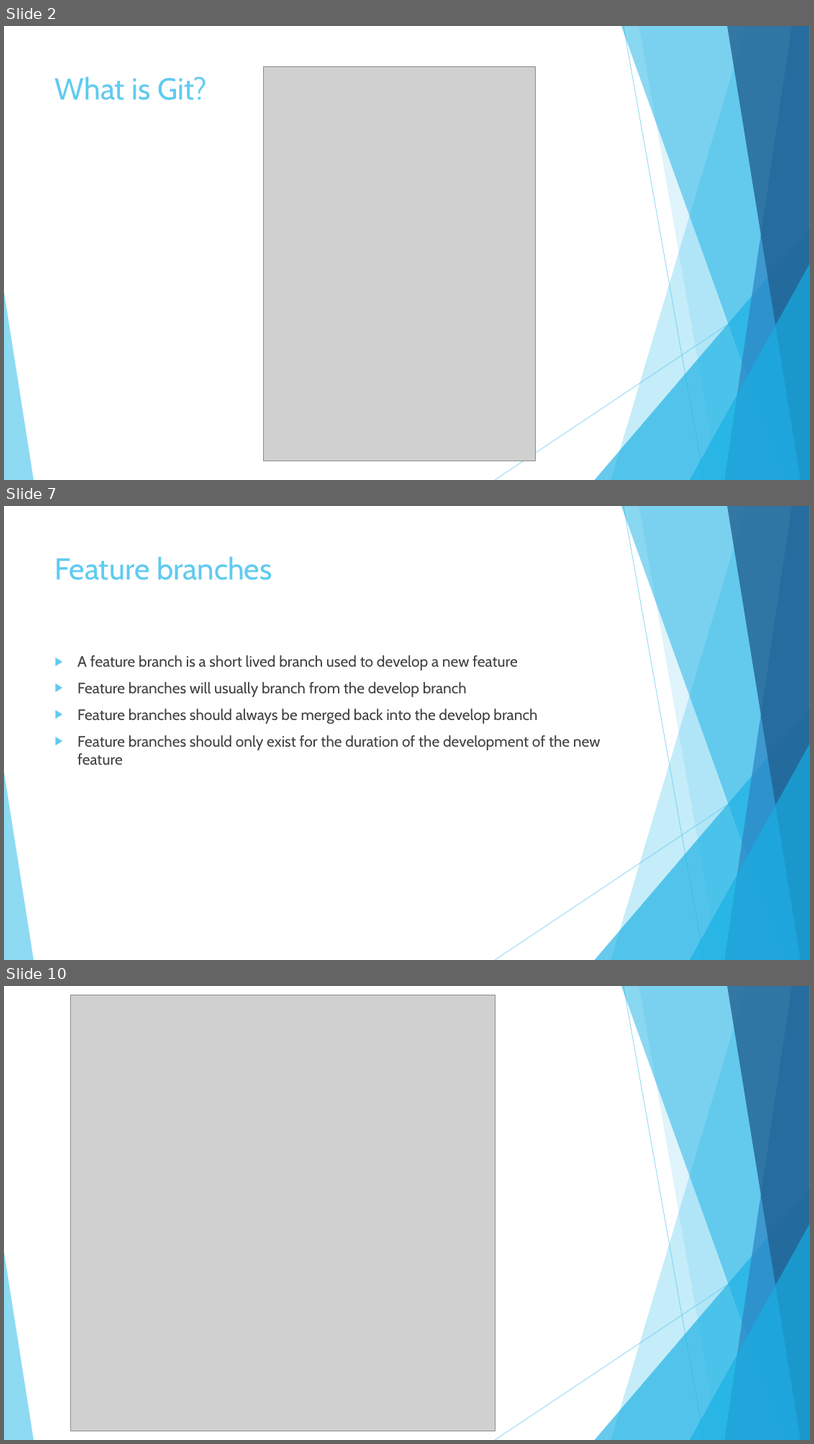
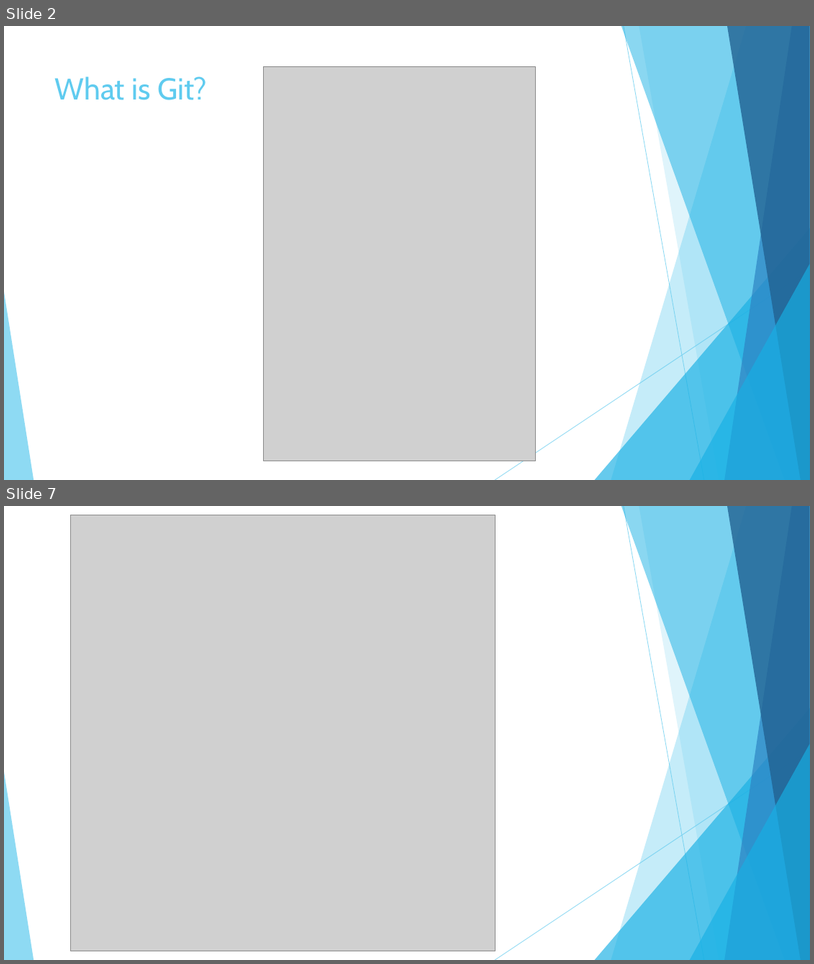
Before and after one commit to Jameswhale/git-introduction, a slide deck: Working collaboratively with Git.pptx. Shown one above the other, each under a label of ours: slides 2, 7 and 10 before the commit, slides 2 and 7 after it; the slides between them are not shown. The pictures are 814x1444 and 814x964 pixels, drawn with LibreOffice and Linux fonts; fonts in the diff are those of the drawing; grey boxes stand for pictures. Boxes give left, top, right and bottom in pixels: in the first picture for what was removed or moved away, otherwise in the second. Text is boxed around its words. In the diff, an @@ line names an element or a change of style, - is before the commit and + after.

```diff
--- a/Working collaboratively with Git.pptx
+++ b/Working collaboratively with Git.pptx
@@ slide 7 removed at [4, 506, 810, 960], background #FFFFFF; not listed: 10 template elements that a slide beside it also shows @@
@@ title removed at [55, 556, 273, 580] @@
-Feature branches
@@ text removed at [77, 655, 601, 764] @@
-▶ A feature branch is a short lived branch used to develop a new feature
-▶ Feature branches will usually branch from the develop branch
-▶ Feature branches should always be merged back into the develop branch
-▶ Feature branches should only exist for the duration of the development of the new feature
@@ what was slide 10 is now slide 7 @@
```
Also in this commit, not shown: 4 slides changed, 5 slides added, 3 other slides removed.
